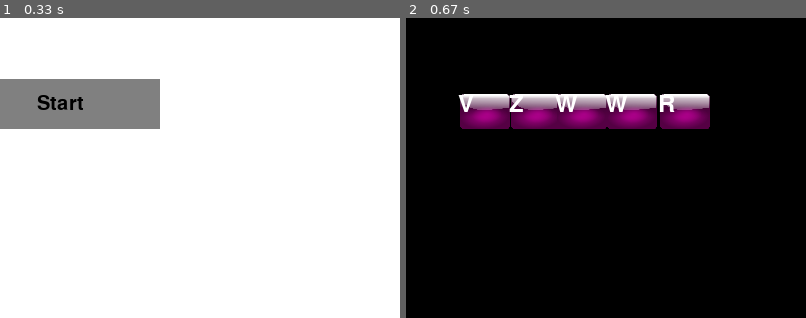
Above: before the commit, frames 1-2 (left to right).
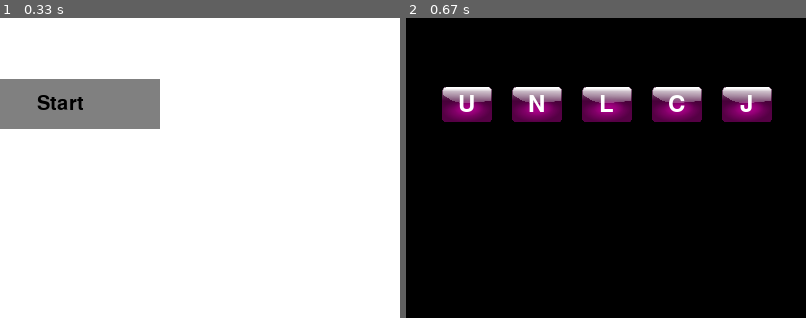
Above: after the commit, the same moments.

Repository: Razuer/TypingMusician
Game: pygame game, started from main.py
Two runs of this game, one before a commit and one after it. Both use one fixed random seed, a clock stepped at 60 frames per second and the inputs below.
Inputs (mouse positions are % of the whole screen's width and height, from its top left):
- Up to frame 1 (0.33 s): no input
- Up to frame 2 (0.67 s): press the mouse at (50, 50) at 0.37 s; move the mouse to (48, 36) at 0.47 s; release the mouse at (46, 23) at 0.6 s
The pictures show only the part of the screen within x 42-92%, y 36-86%; the shares and areas given below are measured in that part.

Frame 1 is identical in both runs. In frame 2, 9.4% of the frame differs, in the area x 9-92%, y 23-37%.

Commit message:
v0.02
Added animation and images.

Diff:
--- a/main.py
+++ b/main.py
@@ -1,5 +1,7 @@
 import pygame
 import random
+
+from sparks import Sparks
 
 pygame.init()
 
@@ -45,7 +47,7 @@
     draw_text(text, 30, BLACK, x + width / 2, y + height / 2)
 
 
-def display_key():
+def display_keys():
     while len(key_list) < KEYS_SIZE:
         key_list.append(random.choice(LETTERS))
 
@@ -56,11 +58,16 @@
 
     for i, item in enumerate(key_list):
         text = key_render(item)
-        text_rect = text.get_rect(center=(WIDTH / 2 + i * 50, HEIGHT / 2))
-        screen.blit(button_image, text_rect)
+        text_rect = text.get_rect(center=(WIDTH / 2 + i * 70, HEIGHT / 2))
+        button_rect = button_image.get_rect(center=(WIDTH / 2 + i * 70, HEIGHT / 2))
+        screen.blit(button_image, button_rect)
         screen.blit(text, text_rect)
 
-    return key_list.pop(0)
+def get_key():
+    while len(key_list) < KEYS_SIZE:
+        key_list.append(random.choice(LETTERS))
+
+    return key_list[0]
 
 
 def display_score(score, reaction_time, average_reaction):
@@ -83,38 +90,49 @@
 def start_game():
     running = True
     clock = pygame.time.Clock()
+
     score = 0
     reaction_time = 0
     reaction_time_sum = 0
     run_num = 0
     average_reaction = 0
 
+    start_time = pygame.time.get_ticks()
+    sparks = Sparks(screen=screen)
+
+    key = get_key()
+
     while running:
         clock.tick(60)
         screen.fill((0, 0, 0))
-        key = display_key()
         display_score(score, reaction_time, average_reaction)
+        display_keys()
         pygame.display.update()
 
-        run_num += 1
-        waiting_for_key = True
-        start_time = pygame.time.get_ticks()
-        while waiting_for_key:
-            for event in pygame.event.get():
-                if event.type == pygame.QUIT:
-                    running = False
-                    waiting_for_key = False
-                elif event.type == pygame.KEYDOWN:
-                    if event.unicode.isalpha() and event.unicode.upper() == key:
-                        reaction_time = (pygame.time.get_ticks() - start_time) / 1000
-                        reaction_time_sum += reaction_time
-                        average_reaction = reaction_time_sum / run_num
-                        print("Poprawny klawisz! Czas reakcji: {:.3f} s".format(reaction_time))
-                        score += 10
-                        waiting_for_key = False
-                    else:
-                        print("Niepoprawny klawisz.")
-            pygame.display.update()
+        for event in pygame.event.get():
+            if event.type == pygame.QUIT:
+                running = False
+            elif event.type == pygame.KEYDOWN:
+                if event.unicode.isalpha() and event.unicode.upper() == key:
+                    run_num += 1
+                    score += 10
+
+                    sparks.create_sparks(WIDTH / 2, HEIGHT / 2, 20, (random.randint(50, 255), random.randint(50, 255), random.randint(50, 255)))
+
+                    reaction_time = (pygame.time.get_ticks() - start_time) / 1000
+                    reaction_time_sum += reaction_time
+                    average_reaction = reaction_time_sum / run_num
+                    print("Poprawny klawisz! Czas reakcji: {:.3f} s".format(reaction_time))
+
+                    start_time = pygame.time.get_ticks()
+                    key_list.pop(0)
+                    key = get_key()
+
+                else:
+                    print("Niepoprawny klawisz.")
+        sparks.update_sparks()
+        pygame.display.update()
+
 
 
 # Główna pętla gry
--- /dev/null
+++ b/sparks.py
@@ -0,0 +1,42 @@
+import pygame
+import random
+
+# Klasa reprezentująca iskrę
+class Spark:
+    def __init__(self, screen, x, y, color):
+        self.screen = screen
+        self.x = x
+        self.y = y
+        self.color = color
+        self.radius = random.randint(2, 5)
+        self.speed_x = random.uniform(-4, 4)
+        self.speed_y = random.uniform(-4, 4)
+
+    def update(self):
+        self.x += self.speed_x
+        self.y += self.speed_y
+        self.radius -= 0.1
+
+    def draw(self):
+        pygame.draw.circle(self.screen, self.color, (int(self.x), int(self.y)), int(self.radius))
+
+class Sparks:
+    def __init__(self, screen):
+        self.sparks: list[Spark] = []
+        self.screen: pygame.display = screen
+
+    # Metoda do tworzenia iskier
+    def create_sparks(self, x, y, size=20, color = (random.randint(50, 255), random.randint(50, 255), random.randint(50, 255))):
+        for _ in range(size):
+            spark = Spark(self.screen, x, y, color)
+            self.sparks.append(spark)
+
+    # Metoda do znikania iskier
+    def update_sparks(self):
+        alive_sparks = []
+        for spark in self.sparks:
+            spark.update()
+            if spark.radius > 0:
+                alive_sparks.append(spark)
+                spark.draw()
+        self.sparks[:] = alive_sparks
--- a/test.py
+++ b/test.py
@@ -10,8 +10,8 @@
 screen = pygame.display.set_mode((width, height))
 pygame.display.set_caption("Animacja Iskier")
 
-background_image = pygame.image.load("background.png")
-background_image = pygame.transform.scale(background_image, (width, height))
+# background_image = pygame.image.load("background.png")
+# background_image = pygame.transform.scale(background_image, (width, height))
 
 # Kolor tła
 background_color = (0, 0, 0)
@@ -38,7 +38,7 @@
 sparks = []
 
 # Metoda do tworzenia iskier
-def create_sparks(x, y, size, color):
+def create_sparks(x, y, size, color = (random.randint(50, 255), random.randint(50, 255), random.randint(50, 255))):
     for _ in range(size):
         spark = Spark(x, y, color)
         sparks.append(spark)
@@ -60,7 +60,7 @@
 
 while running:
     screen.fill(background_color)
-    screen.blit(background_image, (0, 0))
+    # screen.blit(background_image, (0, 0))
 
     for event in pygame.event.get():
         if event.type == pygame.QUIT:
--- a/test1.py
+++ b/test1.py
@@ -3,29 +3,50 @@
 
 pygame.init()
 
-window_width, window_height = 800, 600
-window = pygame.display.set_mode((window_width, window_height))
-pygame.display.set_caption("Glass Button")
+# Inicjalizacja ekranu
+width, height = 800, 600
+screen = pygame.display.set_mode((width, height))
+clock = pygame.time.Clock()
 
-# Wczytaj obraz przycisku
-button_image = pygame.image.load("button.png").convert_alpha()
+# Kolor przycisku
+button_color = (255, 0, 0)
 
-# Zmniejsz rozmiar przycisku o połowę
-button_image = pygame.transform.scale(button_image, (button_image.get_width() // 2, button_image.get_height() // 2))
+# Rozmiary i położenie przycisku
+button_width, button_height = 200, 100
+button_x, button_y = (width - button_width) // 2, (height - button_height) // 2
 
+# Prędkość znikania
+fade_speed = 5
+
+# Główna pętla programu
 running = True
+fade = False
+alpha = 255
+
 while running:
     for event in pygame.event.get():
         if event.type == QUIT:
             running = False
+        elif event.type == MOUSEBUTTONDOWN and event.button == 1:
+            mouse_pos = pygame.mouse.get_pos()
+            if button_x <= mouse_pos[0] <= button_x + button_width and button_y <= mouse_pos[1] <= button_y + button_height:
+                fade = True
 
-    window.fill((255, 255, 255))
+    screen.fill((255, 255, 255))
 
-    # Ustaw pozycję i narysuj obraz przycisku na ekranie
-    button_rect = button_image.get_rect()
-    button_rect.center = (window_width // 2, window_height // 2)
-    window.blit(button_image, button_rect)
+    # Rysowanie przycisku
+    button_surface = pygame.Surface((button_width, button_height))
+    button_surface.set_alpha(alpha)
+    button_surface.fill(button_color)
+    screen.blit(button_surface, (button_x, button_y))
+
+    if fade:
+        alpha -= fade_speed
+        if alpha <= 0:
+            fade = False
+            alpha = 255
 
     pygame.display.flip()
+    clock.tick(60)
 
 pygame.quit()
